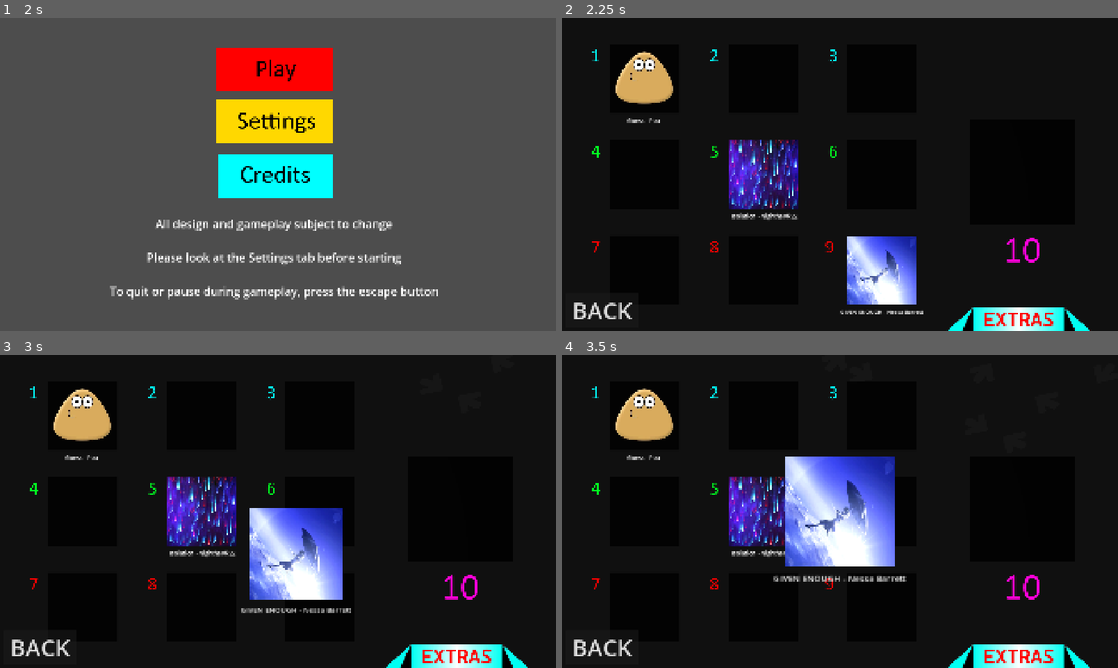
Above: before the commit, frames 1-4 (two rows, left to right).
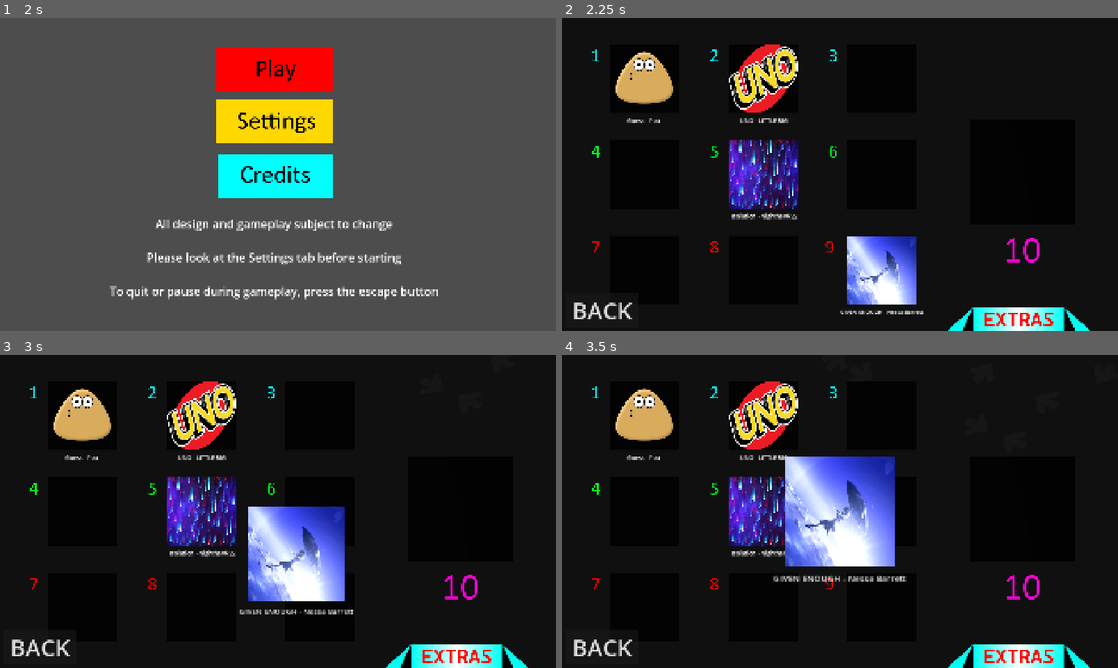
Above: after the commit, the same moments.

Repository: HyperKappy/Rhythm-Game-Repo
Game: Godot game, scene res://scenes/main_menu.tscn
Two runs of this game, one before a commit and one after it. Both use one fixed random seed, a clock stepped at 60 frames per second and the inputs below. Sound files missing from this copy of the repository are replaced by a short silence.
Inputs (mouse positions are in pixels of both pictures, inside the frame that each line leads up to):
- Up to frame 1 (2 s): click (278, 174) at 0.5 s; click "BACK" at 1.25 s
- Up to frame 2 (2.25 s): click (834, 68) at 2 s
- Up to frame 3 (3 s): click "GIVEN ENOUGH - Nessa Barrett" at 2.75 s
- Up to frame 4 (3.5 s): no input

Frame 1 is identical in both runs. In frame 2, 1.7% of the frame differs, in the area x 30-43%, y 8-34%; in frame 3, 2.6%, in the area x 30-64%, y 8-83%; in frame 4, 1.7%.

Commit message:
Grote song select update 👍
UNO toegevoegd aan de song select en ervoor gezorgd dat alle previews loopen

Diff:
--- a/code/Compatibility_Script (Song Select).gd
+++ b/code/Compatibility_Script (Song Select).gd
@@ -42,3 +42,9 @@
 	$Isolation.z_index = 100
 	await get_tree().create_timer(1.0).timeout
 	$Fade_All.play("Fade_All")
+
+func _on_UNO_Pressed_connect() -> void:
+	$Blocker.visible = true
+	$UNO.z_index = 100
+	await get_tree().create_timer(1.0).timeout
+	$Fade_All.play("Fade_All")
--- a/code/Limbo.gd
+++ b/code/Limbo.gd
@@ -21,3 +21,8 @@
 	if pressed_state == false:
 		$Low_Taper_Fade_LI.play("hover_out")
 		$Limbo_Preview.stop()
+
+
+func _on_limbo_preview_finished() -> void:
+	if pressed_state == false:
+		$Limbo_Preview.play()
--- a/code/To_Guess.gd
+++ b/code/To_Guess.gd
@@ -23,3 +23,8 @@
 	if pressed_state == false:
 		$Low_Taper_Fade_GU.play("hover_out")
 		$Guess_Preview.stop()
+
+
+func _on_guess_preview_finished() -> void:
+	if pressed_state == false:
+		$Guess_Preview.play()
--- a/code/given_enough.gd
+++ b/code/given_enough.gd
@@ -22,3 +22,8 @@
 	if pressed_state == false:
 		$Low_Taper_Fade_GE.play("hover_out")
 		$GIVEN_ENOUGH_Preview.stop()
+
+
+func _on_given_enough_preview_finished() -> void:
+	if pressed_state == false:
+		$GIVEN_ENOUGH_Preview.play()
--- a/scenes/songselect.tscn
+++ b/scenes/songselect.tscn
@@ -21,7 +21,25 @@
 [ext_resource type="Texture2D" uid="uid://cc2m08f4fcjmb" path="res://Resources/images/Extras_Animation_beter.png" id="17_do18t"]
 [ext_resource type="Script" uid="uid://bct74rdt2cmq4" path="res://code/extras.gd" id="17_twyjv"]
 [ext_resource type="Script" uid="uid://ctdhpi6sn00ny" path="res://code/back_button.gd" id="18_fmtfg"]
+[ext_resource type="Texture2D" uid="uid://dbvdvdprloe8v" path="res://Resources/images/UNO.png" id="20_hqaag"]
+[ext_resource type="Script" uid="uid://ti0a5kjhs3i2" path="res://scenes/uno.gd" id="21_6k20e"]
 [ext_resource type="Script" uid="uid://dbp6gil3p5l15" path="res://scenes/arrowscroll_2.gd" id="21_xtfyt"]
+[ext_resource type="AudioStream" uid="uid://clempgmmxxc1f" path="res://Resources/audio/UNO_Preview.mp3" id="22_6k20e"]
+
+[sub_resource type="Animation" id="Animation_8upbw"]
+length = 0.001
+tracks/0/type = "value"
+tracks/0/imported = false
+tracks/0/enabled = true
+tracks/0/path = NodePath(".:position")
+tracks/0/interp = 1
+tracks/0/loop_wrap = true
+tracks/0/keys = {
+"times": PackedFloat32Array(0),
+"transitions": PackedFloat32Array(1),
+"update": 0,
+"values": [Vector2(2179, -120.99988)]
+}
 
 [sub_resource type="Animation" id="Animation_iamcd"]
 resource_name = "Scroll"
@@ -38,21 +56,6 @@
 "transitions": PackedFloat32Array(1, 1),
 "update": 0,
 "values": [Vector2(1648, -728), Vector2(350, 2330)]
-}
-
-[sub_resource type="Animation" id="Animation_8upbw"]
-length = 0.001
-tracks/0/type = "value"
-tracks/0/imported = false
-tracks/0/enabled = true
-tracks/0/path = NodePath(".:position")
-tracks/0/interp = 1
-tracks/0/loop_wrap = true
-tracks/0/keys = {
-"times": PackedFloat32Array(0),
-"transitions": PackedFloat32Array(1),
-"update": 0,
-"values": [Vector2(2179, -120.99988)]
 }
 
 [sub_resource type="AnimationLibrary" id="AnimationLibrary_vcser"]
@@ -124,7 +127,7 @@
 "times": PackedFloat32Array(0, 0.3),
 "transitions": PackedFloat32Array(1, 1),
 "update": 0,
-"values": [Vector2(1, 1), Vector2(1.6, 1.6)]
+"values": [Vector2(1.1, 1.1), Vector2(1.6, 1.6)]
 }
 
 [sub_resource type="Animation" id="Animation_twyjv"]
@@ -249,7 +252,7 @@
 "times": PackedFloat32Array(0, 0.3, 2.5),
 "transitions": PackedFloat32Array(1, 1, 1),
 "update": 0,
-"values": [Vector2(1, 1), Vector2(1.6, 1.6), Vector2(1.6, 1.6)]
+"values": [Vector2(1.1, 1.1), Vector2(1.6, 1.6), Vector2(1.6, 1.6)]
 }
 
 [sub_resource type="Animation" id="Animation_il4ce"]
@@ -431,7 +434,7 @@
 "times": PackedFloat32Array(0, 0.3),
 "transitions": PackedFloat32Array(1, 1),
 "update": 0,
-"values": [Vector2(1, 1), Vector2(1.6, 1.6)]
+"values": [Vector2(1.1, 1.1), Vector2(1.6, 1.6)]
 }
 
 [sub_resource type="Animation" id="Animation_xtfyt"]
@@ -499,6 +502,101 @@
 &"RESET": SubResource("Animation_xtfyt"),
 &"hover_in": SubResource("Animation_smsft"),
 &"hover_out": SubResource("Animation_3be14")
+}
+
+[sub_resource type="Animation" id="Animation_vcser"]
+resource_name = "hover_in"
+length = 0.1
+tracks/0/type = "value"
+tracks/0/imported = false
+tracks/0/enabled = true
+tracks/0/path = NodePath(".:scale")
+tracks/0/interp = 1
+tracks/0/loop_wrap = true
+tracks/0/keys = {
+"times": PackedFloat32Array(0, 0.1),
+"transitions": PackedFloat32Array(1, 1),
+"update": 0,
+"values": [Vector2(1, 1), Vector2(1.1, 1.1)]
+}
+
+[sub_resource type="Animation" id="Animation_0crvl"]
+resource_name = "hover_out"
+length = 0.1
+tracks/0/type = "value"
+tracks/0/imported = false
+tracks/0/enabled = true
+tracks/0/path = NodePath(".:scale")
+tracks/0/interp = 1
+tracks/0/loop_wrap = true
+tracks/0/keys = {
+"times": PackedFloat32Array(0, 0.1),
+"transitions": PackedFloat32Array(1, 1),
+"update": 0,
+"values": [Vector2(1.1, 1.1), Vector2(1, 1)]
+}
+
+[sub_resource type="Animation" id="Animation_fsj8r"]
+resource_name = "Center_On_Press"
+length = 0.3
+tracks/0/type = "value"
+tracks/0/imported = false
+tracks/0/enabled = true
+tracks/0/path = NodePath(".:scale")
+tracks/0/interp = 1
+tracks/0/loop_wrap = true
+tracks/0/keys = {
+"times": PackedFloat32Array(0, 0.3),
+"transitions": PackedFloat32Array(1, 1),
+"update": 0,
+"values": [Vector2(1, 1), Vector2(1.6, 1.6)]
+}
+tracks/1/type = "value"
+tracks/1/imported = false
+tracks/1/enabled = true
+tracks/1/path = NodePath(".:position")
+tracks/1/interp = 1
+tracks/1/loop_wrap = true
+tracks/1/keys = {
+"times": PackedFloat32Array(0, 0.3),
+"transitions": PackedFloat32Array(1, 1),
+"update": 0,
+"values": [Vector2(575, 90), Vector2(840, 410)]
+}
+
+[sub_resource type="Animation" id="Animation_86o6b"]
+length = 0.001
+tracks/0/type = "value"
+tracks/0/imported = false
+tracks/0/enabled = true
+tracks/0/path = NodePath(".:scale")
+tracks/0/interp = 1
+tracks/0/loop_wrap = true
+tracks/0/keys = {
+"times": PackedFloat32Array(0),
+"transitions": PackedFloat32Array(1),
+"update": 0,
+"values": [Vector2(1, 1)]
+}
+tracks/1/type = "value"
+tracks/1/imported = false
+tracks/1/enabled = true
+tracks/1/path = NodePath(".:position")
+tracks/1/interp = 1
+tracks/1/loop_wrap = true
+tracks/1/keys = {
+"times": PackedFloat32Array(0),
+"transitions": PackedFloat32Array(1),
+"update": 0,
+"values": [Vector2(575, 90)]
+}
+
+[sub_resource type="AnimationLibrary" id="AnimationLibrary_g5mca"]
+_data = {
+&"Center_On_Press": SubResource("Animation_fsj8r"),
+&"RESET": SubResource("Animation_86o6b"),
+&"hover_in": SubResource("Animation_vcser"),
+&"hover_out": SubResource("Animation_0crvl")
 }
 
 [sub_resource type="Animation" id="Animation_6k20e"]
@@ -739,6 +837,36 @@
 [node name="Low_Taper_Fade_LI" type="AnimationPlayer" parent="Isolation"]
 libraries = {
 &"": SubResource("AnimationLibrary_hqaag")
+}
+
+[node name="UNO" type="TextureButton" parent="."]
+offset_left = 575.0
+offset_top = 90.0
+offset_right = 815.0
+offset_bottom = 330.0
+pivot_offset = Vector2(120, 120)
+texture_normal = ExtResource("20_hqaag")
+script = ExtResource("21_6k20e")
+
+[node name="UNO_Preview" type="AudioStreamPlayer" parent="UNO"]
+stream = ExtResource("22_6k20e")
+volume_db = -15.0
+
+[node name="Song_Name_2" type="Label" parent="UNO"]
+layout_mode = 0
+offset_left = 40.0
+offset_top = 250.0
+offset_right = 204.0
+offset_bottom = 278.0
+theme_override_font_sizes/font_size = 20
+text = "UNO - LITTLE BIG"
+
+[node name="Select_Sound" type="AudioStreamPlayer" parent="UNO"]
+stream = ExtResource("7_14uf1")
+
+[node name="Low_Taper_Fade_UNO" type="AnimationPlayer" parent="UNO"]
+libraries = {
+&"": SubResource("AnimationLibrary_g5mca")
 }
 
 [node name="Extras" type="TextureButton" parent="."]
@@ -782,13 +910,21 @@
 [connection signal="mouse_exited" from="GIVEN_ENOUGH" to="GIVEN_ENOUGH" method="_on_GE_Button_Exited"]
 [connection signal="pressed" from="GIVEN_ENOUGH" to="." method="_on_GE_Pressed_connect"]
 [connection signal="pressed" from="GIVEN_ENOUGH" to="GIVEN_ENOUGH" method="_on_GE_pressed"]
+[connection signal="finished" from="GIVEN_ENOUGH/GIVEN_ENOUGH_Preview" to="GIVEN_ENOUGH" method="_on_given_enough_preview_finished"]
 [connection signal="mouse_entered" from="Pou" to="Pou" method="_on_Pou_Button_Hovered"]
 [connection signal="mouse_exited" from="Pou" to="Pou" method="_on_Pou_Button_Exited"]
 [connection signal="pressed" from="Pou" to="." method="_on_Pou_Pressed_connect"]
 [connection signal="pressed" from="Pou" to="Pou" method="_on_Pou_Pressed"]
+[connection signal="finished" from="Pou/Guess_Preview" to="Pou" method="_on_guess_preview_finished"]
 [connection signal="pressed" from="Back" to="Back" method="_on_pressed"]
 [connection signal="mouse_entered" from="Isolation" to="Isolation" method="_on_Limbo_Button_Hovered"]
 [connection signal="mouse_exited" from="Isolation" to="Isolation" method="_on_Limbo_Button_Exited"]
 [connection signal="pressed" from="Isolation" to="." method="_on_Limbo_Pressed_connect"]
 [connection signal="pressed" from="Isolation" to="Isolation" method="_on_Limbo_Pressed"]
+[connection signal="finished" from="Isolation/Limbo_Preview" to="Isolation" method="_on_limbo_preview_finished"]
+[connection signal="mouse_entered" from="UNO" to="UNO" method="_on_UNO_Button_Hovered"]
+[connection signal="mouse_exited" from="UNO" to="UNO" method="_on_UNO_Button_Exited"]
+[connection signal="pressed" from="UNO" to="." method="_on_UNO_Pressed_connect"]
+[connection signal="pressed" from="UNO" to="UNO" method="_on_UNO_Pressed"]
+[connection signal="finished" from="UNO/UNO_Preview" to="UNO" method="_on_uno_preview_finished"]
 [connection signal="pressed" from="Extras" to="Extras" method="_on_pressed"]
--- /dev/null
+++ b/scenes/uno.gd
@@ -0,0 +1,29 @@
+extends TextureButton
+
+var pressed_state: bool = false
+
+func _on_UNO_Pressed():
+	$Select_Sound.play()
+	$Low_Taper_Fade_UNO.stop(true)
+	$Low_Taper_Fade_UNO.play("Center_On_Press")
+	$UNO_Preview.stop()
+	pressed_state = true
+	await get_tree().create_timer(1.49).timeout
+	get_tree().change_scene_to_file("res://levels/uno.tscn")
+
+func _on_UNO_Button_Hovered():
+	if pressed_state == false:
+		$Low_Taper_Fade_UNO.play("hover_in")
+
+		$UNO_Preview.play()
+
+
+func _on_UNO_Button_Exited():
+	if pressed_state == false:
+		$Low_Taper_Fade_UNO.play("hover_out")
+		$UNO_Preview.stop()
+
+
+func _on_uno_preview_finished() -> void:
+	if pressed_state == false:
+		$UNO_Preview.play()
Not shown, added: Resources/audio/UNO.mp3.import
Not shown, added: Resources/audio/UNO_Preview.mp3.import
Binary file added: Resources/images/UNO.png
Not shown, added: Resources/images/UNO.png.import
Not shown: 1 places in scenes/songselect.tscn that only renumber resources
Not shown, added: scenes/uno.gd.uid
Not shown, added: Resources/audio/UNO.mp3
Not shown, added: Resources/audio/UNO_Preview.mp3
